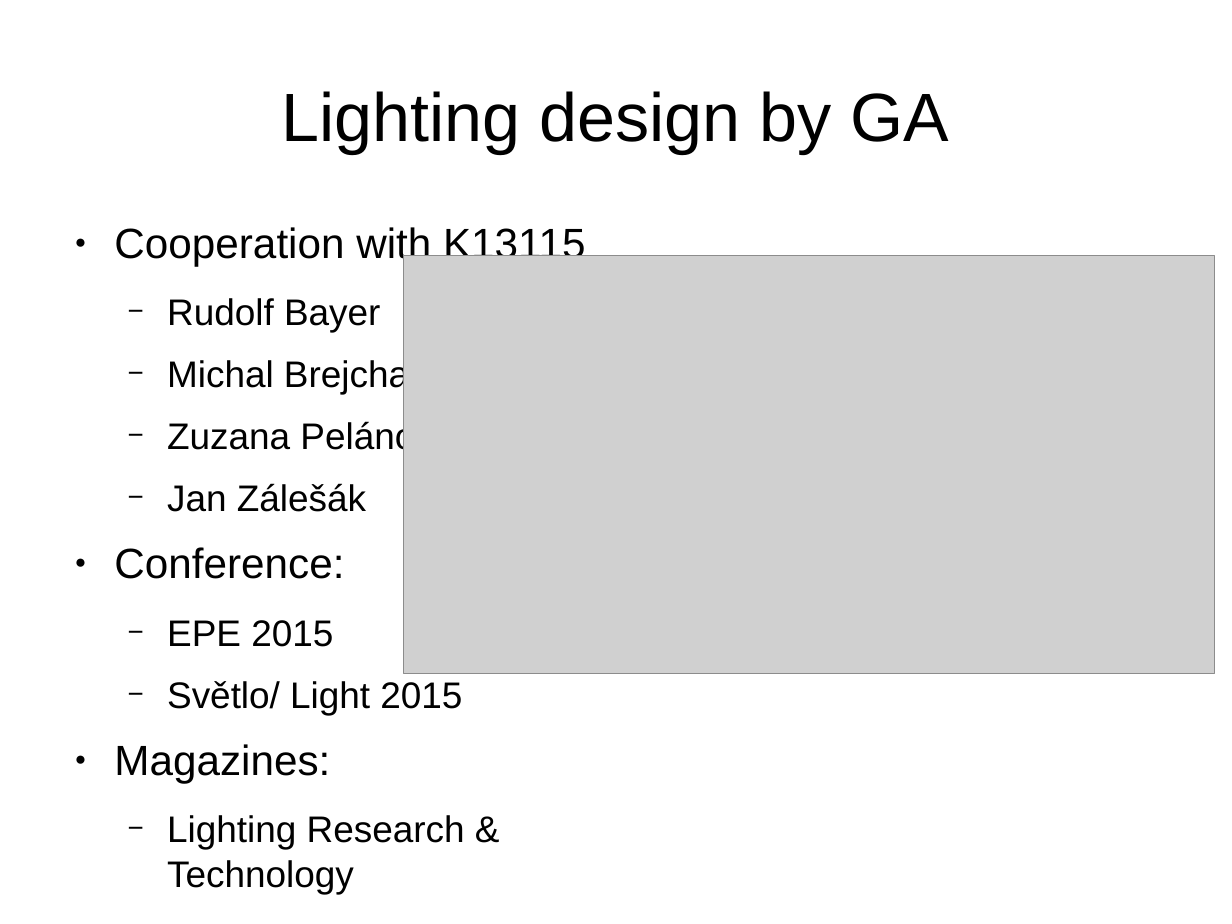
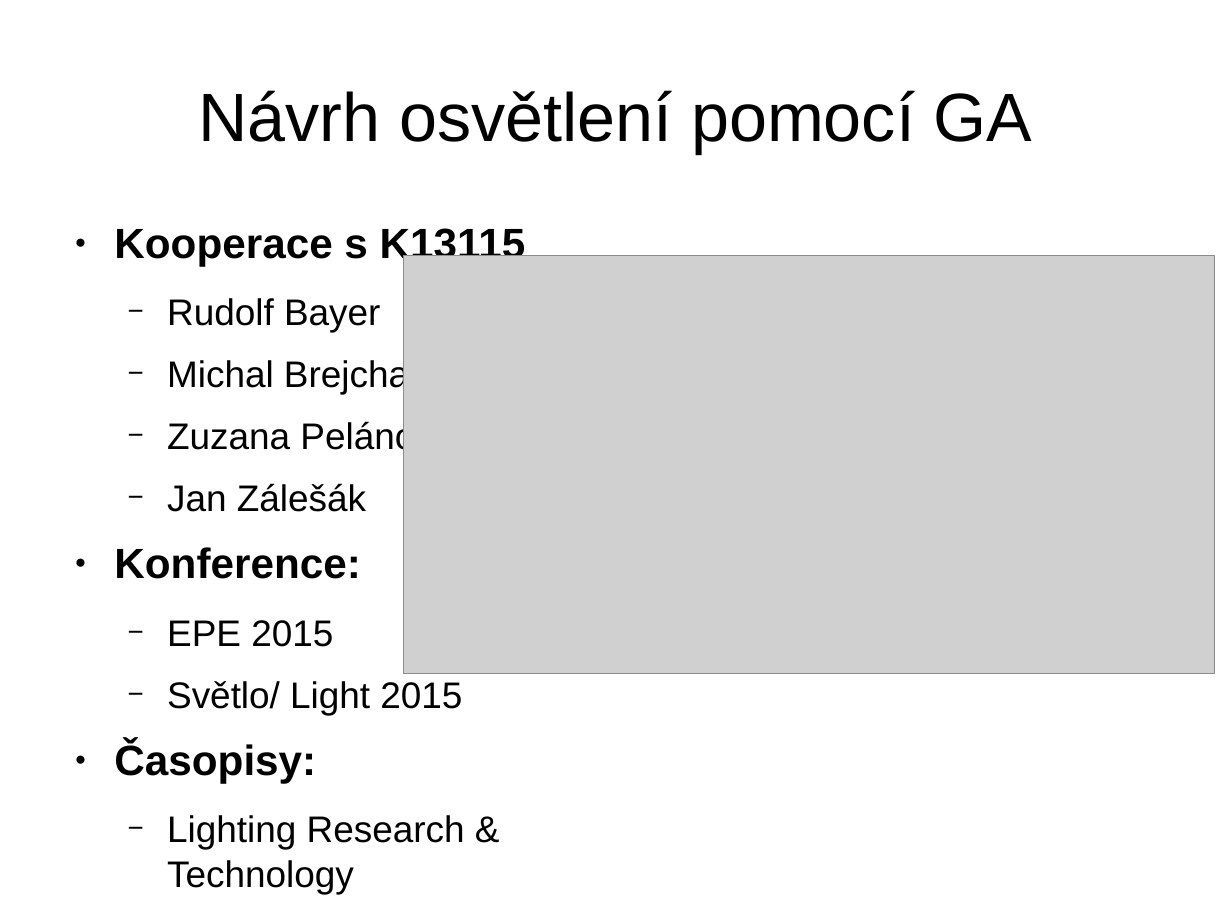
Before and after one commit to brejcmic/CTUProjects, a slide deck: slide 2 of Temesvar2015.odp. Drawn at 1232x924 pixels with LibreOffice and Linux fonts; fonts in the diff are those of the drawing; grey boxes stand for pictures. Boxes give left, top, right and bottom in pixels: in the first picture for what was removed or moved away, otherwise in the second. Text is boxed around its words. In the diff, an @@ line names an element or a change of style, - is before the commit and + after.

```diff
--- a/Temesvar2015.odp
+++ b/Temesvar2015.odp
@@ title at [198,90,1033,153]: text changed @@
-Lighting design by GA
+Návrh osvětlení pomocí GA
@@ text at [114,224,526,266]: text changed; bold on @@
-● Cooperation with K13115
+● Kooperace s K13115
@@ text at [114,547,360,579]: text changed; bold on @@
-● Conference:
+● Konference:
@@ text at [114,741,316,783]: text changed; bold on @@
-● Magazines:
+● Časopisy:
```
Also in this commit, not shown: 1 other slide changed, 2 slides added, 1 other file.
